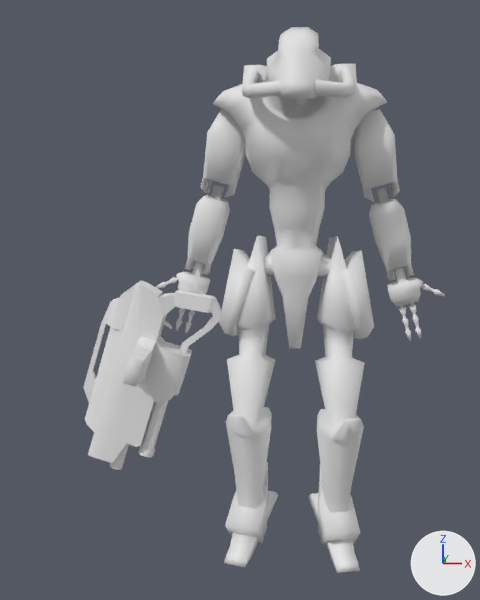
Two versions of the Blender file Tools/Models/Players/slash_v_3.blend, one commit apart.
Camera for both pictures: a 50 mm lens placed at (0.9, -70.5, 19.0), pointed at (-6.2, 3.1, 4.4). The lights are fixed; the arrows at lower right show +X, +Y and +Z.

In view in the first picture: 'Cube_Materialnewb', 'slash'.
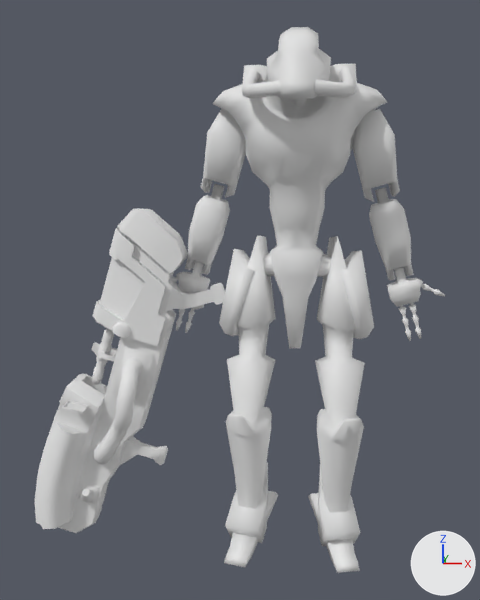
What changed in the scene script:
```text
Add me_cube_nonerocketla:
    me_cube_nonerocketla.from_pydata(...)  # 1806 vertices, 2304 faces; spans x -3.1..25.3, y -14.5..-0.9, z -37.0..-5.4
    me_cube_nonerocketla.polygons.foreach_set('use_smooth', [True] * 2304)
    me_cube_nonerocketla.materials.append(mat_null__005)  # its picture is missing
Change ob_cube_materialnewb:
    add ob_cube_materialnewb.hide_viewport = True
Add ob_cube_nonerocketla:
    ob_cube_nonerocketla = bpy.data.objects.new('Cube_Nonerocketla', me_cube_nonerocketla)
    ob_cube_nonerocketla.location = (-18.2, -7.4, 19.9)
    ob_cube_nonerocketla.rotation_euler = (6.172, 0.34, -3.235)  # degrees (354, 19, -185)
    ob_cube_nonerocketla.scale = (1.08, 1.08, 1.08)
```

Boxes [x1, y1, x2, y2] around the edits, measured in the pictures (480 x 600 px):
'Cube_Nonerocketla', added: after [35, 208, 225, 533]
'Cube_Materialnewb', hidden: before [83, 281, 222, 470]
